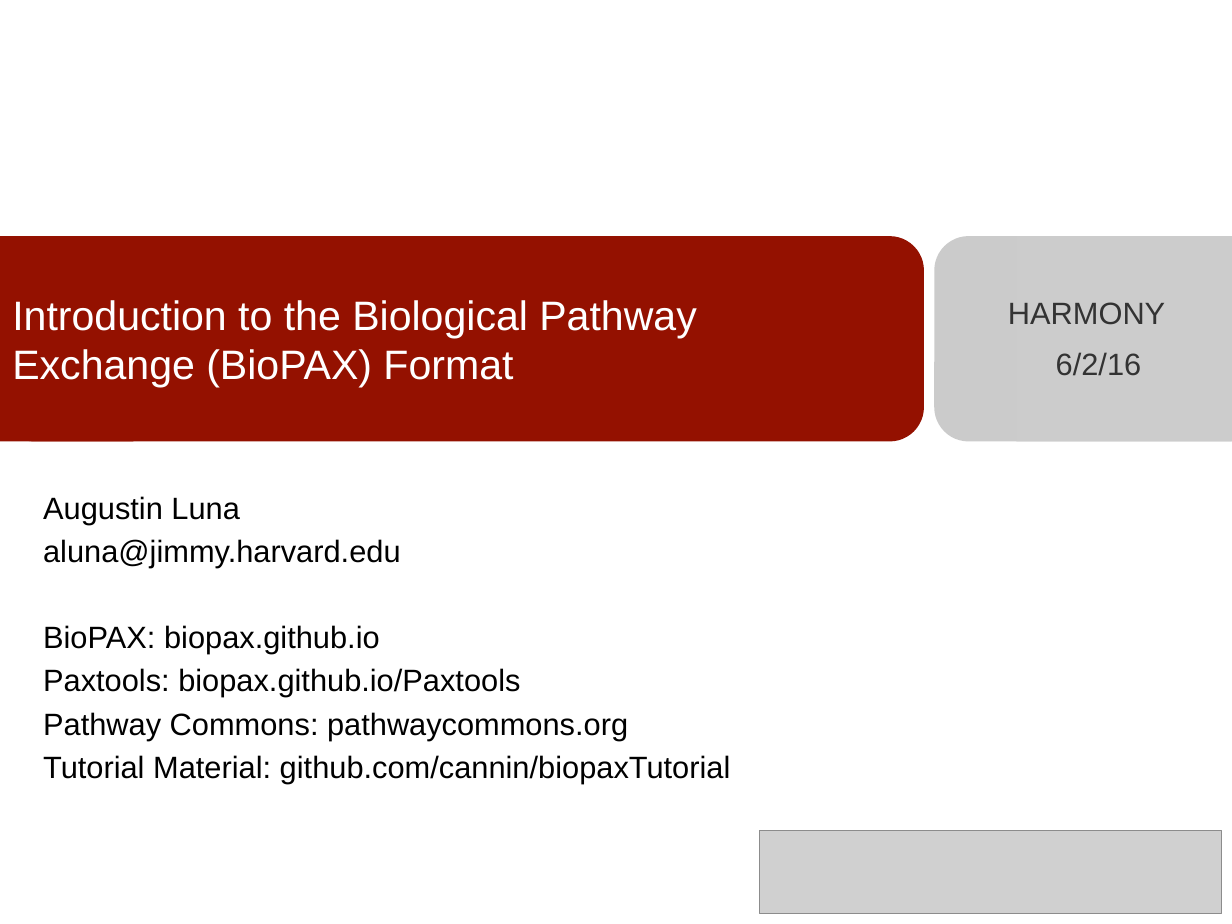
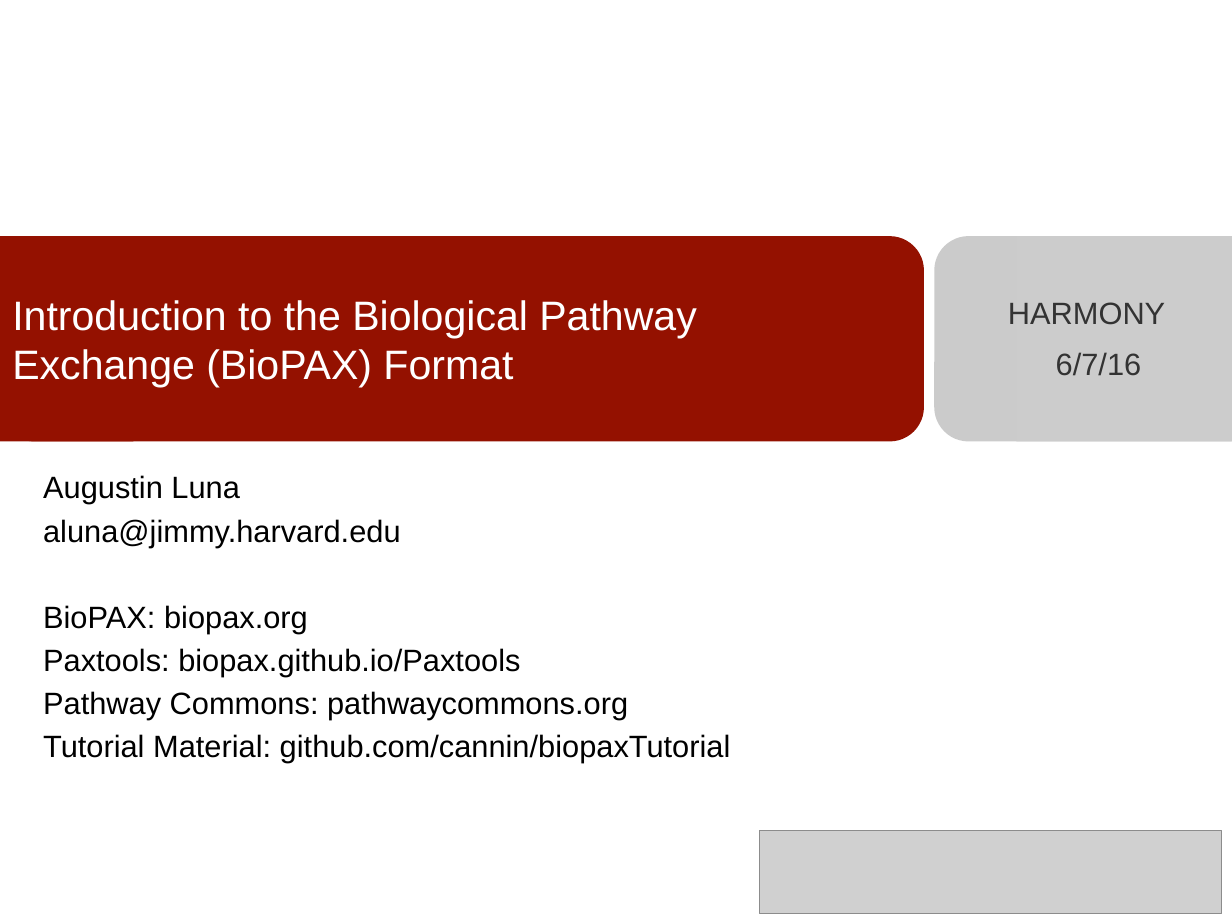
Before and after one commit to cannin/biopaxTutorial, a slide deck: slide 1 of biopaxTutorial/conferencePresentations_post2015/harmony_2016_biopaxIntro/biopaxIntro_060616.pptx. Drawn at 1232x924 pixels with LibreOffice and Linux fonts; fonts in the diff are those of the drawing; grey boxes stand for pictures. Boxes give left, top, right and bottom in pixels: in the first picture for what was removed or moved away, otherwise in the second. Text is boxed around its words. In the diff, an @@ line names an element or a change of style, - is before the commit and + after.

```diff
--- a/biopaxTutorial/conferencePresentations_post2015/harmony_2016_biopaxIntro/biopaxIntro_060616.pptx
+++ b/biopaxTutorial/conferencePresentations_post2015/harmony_2016_biopaxIntro/biopaxIntro_060616.pptx
@@ text at [1056,352,1142,376]: text changed @@
-6/2/16
+6/7/16
@@ subtitle "Augustin Luna": place and size @@
-subtitle "Augustin Luna" at [43,496,731,783]
+subtitle "Augustin Luna" at [43,475,731,763]
@@ subtitle at [43,605,308,633]: text changed @@
-BioPAX: biopax.github.io
+BioPAX: biopax.org
```
Also in this commit, not shown: 10 other slides changed, 1 slide added.
